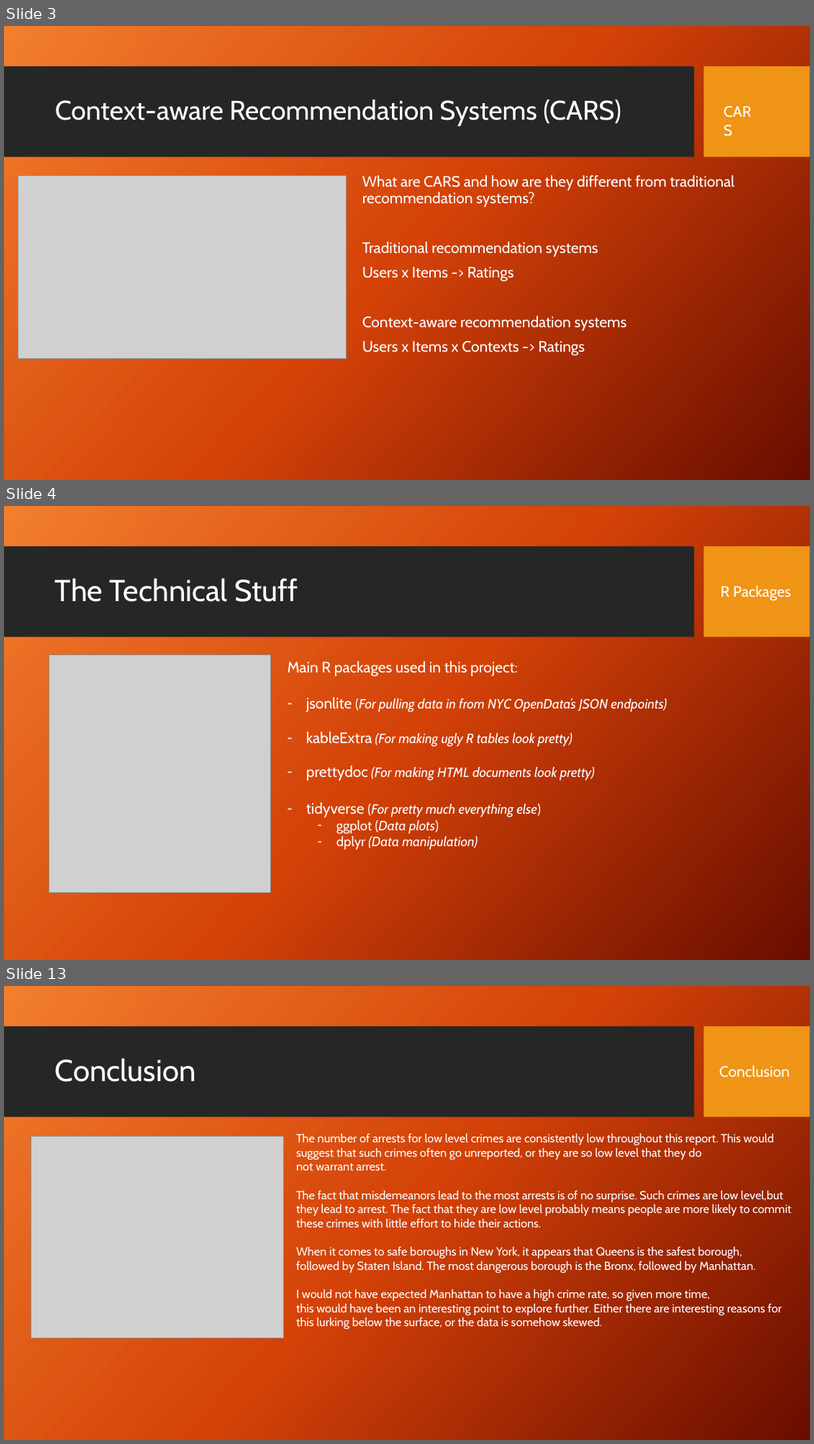
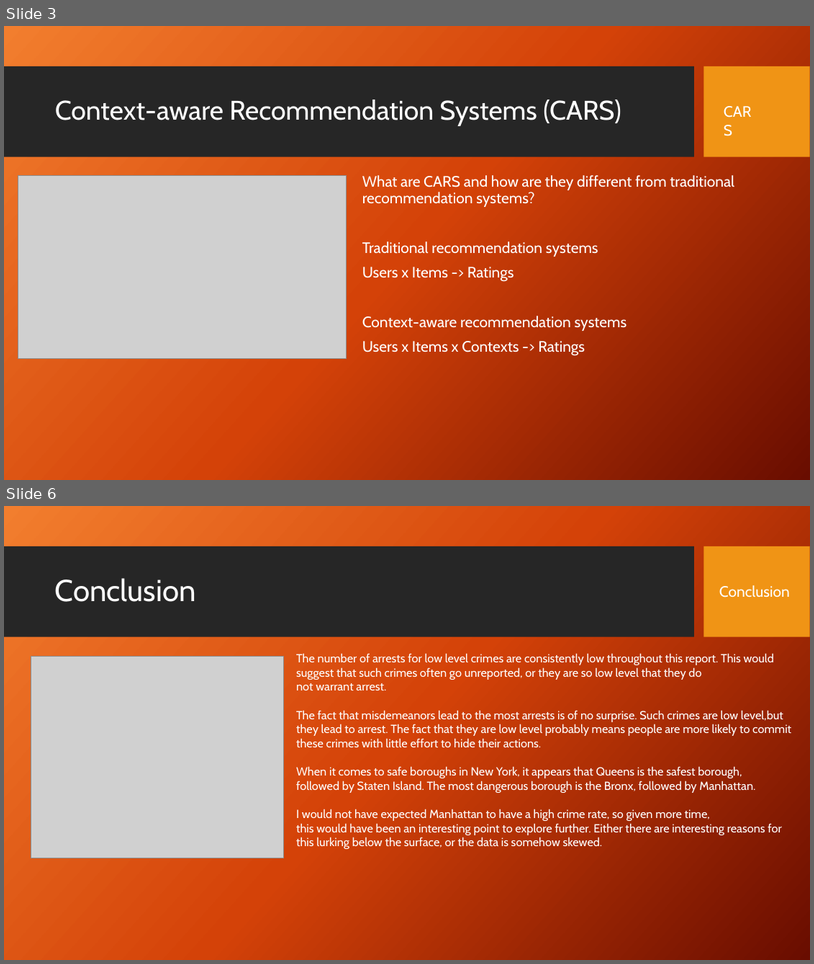
Before and after one commit to stephen-haslett/data612, a slide deck: SHaslettRecommenderSystemsInContext.pptx. Shown one above the other, each under a label of ours: slides 3, 4 and 13 before the commit, slides 3 and 6 after it; the slides between them are not shown. The pictures are 814x1444 and 814x964 pixels, drawn with LibreOffice and Linux fonts; fonts in the diff are those of the drawing; grey boxes stand for pictures; background and template pictures are left out. Boxes give left, top, right and bottom in pixels: in the first picture for what was removed or moved away, otherwise in the second. Text is boxed around its words. In the diff, an @@ line names an element or a change of style, - is before the commit and + after.

```diff
--- a/SHaslettRecommenderSystemsInContext.pptx
+++ b/SHaslettRecommenderSystemsInContext.pptx
@@ slide 4 removed at bbox=[4, 506, 810, 960], background picture (left out); not listed: 2 template elements that a slide beside it also shows @@
@@ title removed at bbox=[55, 578, 298, 602] @@
-The Technical Stuff
@@ text removed at bbox=[721, 585, 792, 601] @@
-R Packages
@@ picture removed at bbox=[49, 654, 270, 893] @@
@@ text removed at bbox=[288, 661, 667, 849] @@
-Main R packages used in this project:
-– jsonlite (For pulling data in from NYC OpenData’s JSON endpoints)
-– kableExtra (For making ugly R tables look pretty)
-– prettydoc (For making HTML documents look pretty)
-– tidyverse (For pretty much everything else)
-  – ggplot (Data plots)
-  – dplyr (Data manipulation)
@@ what was slide 13 is now slide 6 @@
```
Also in this commit, not shown: 1 slide changed, 1 slide added, 7 other slides removed.
